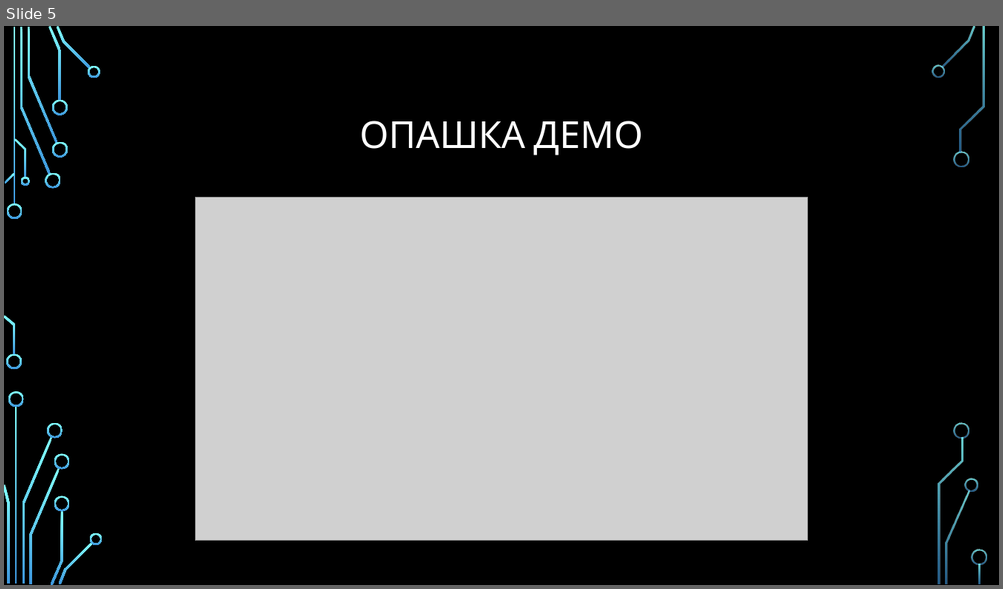
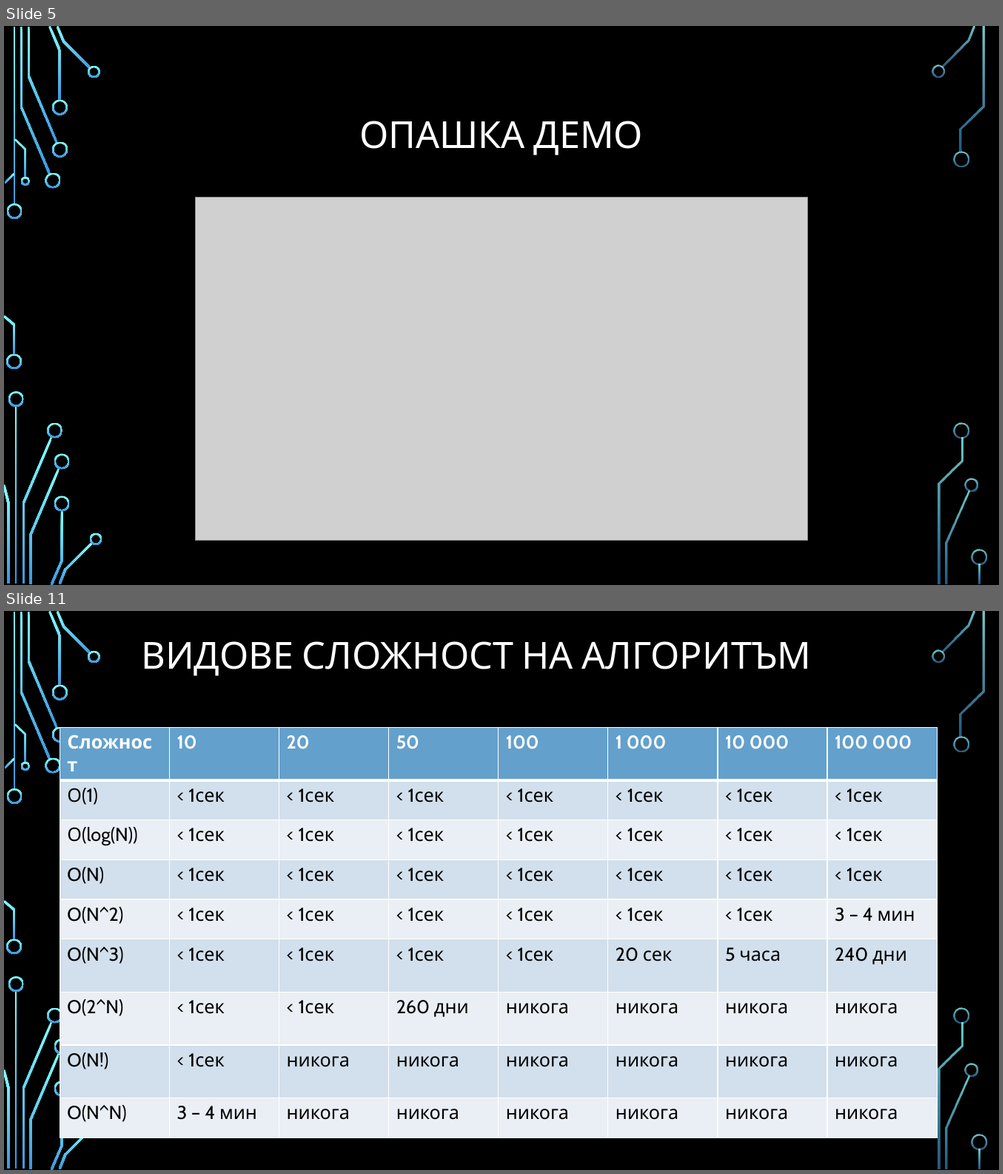
Before and after one commit to Bilyukov/java-course, a slide deck: 09.alorithms-and-data-structures.pptx. Shown one above the other, each under a label of ours: slide 5 before the commit, slides 5 and 11 after it; the slides between them are not shown. The pictures are 1003x589 and 1003x1174 pixels, drawn with LibreOffice and Linux fonts; fonts in the diff are those of the drawing; grey boxes stand for pictures; background and template pictures are left out. Boxes give left, top, right and bottom in pixels: in the first picture for what was removed or moved away, otherwise in the second. Text is boxed around its words. In the diff, an @@ line names an element or a change of style, - is before the commit and + after.

```diff
--- a/09.alorithms-and-data-structures.pptx
+++ b/09.alorithms-and-data-structures.pptx
@@ slide 11 added at (4, 611, 999, 1170), background picture (left out); not listed: 36 template elements that a slide beside it also shows @@
@@ title added at (141, 641, 811, 676), 36 pt, text #FFFFFF @@
+ВИДОВЕ СЛОЖНОСТ НА АЛГОРИТЪМ
@@ table added at (60, 727, 937, 1129), 9 rows, 8 columns @@
+Сложност | 10 | 20 | 50 | 100 | 1 000 | 10 000 | 100 000
+О(1) | < 1сек | < 1сек | < 1сек | < 1сек | < 1сек | < 1сек | < 1сек
+О(log(N)) | < 1сек | < 1сек | < 1сек | < 1сек | < 1сек | < 1сек | < 1сек
+O(N) | < 1сек | < 1сек | < 1сек | < 1сек | < 1сек | < 1сек | < 1сек
+O(N^2) | < 1сек | < 1сек | < 1сек | < 1сек | < 1сек | < 1сек | 3 – 4 мин
+O(N^3) | < 1сек | < 1сек | < 1сек | < 1сек | 20 сек | 5 часа | 240 дни
+O(2^N) | < 1сек | < 1сек | 260 дни | никога | никога | никога | никога
+O(N!) | < 1сек | никога | никога | никога | никога | никога | никога
+O(N^N) | 3 – 4 мин | никога | никога | никога | никога | никога | никога
```
Also in this commit, not shown: 17 other slides added, 7 other files.
